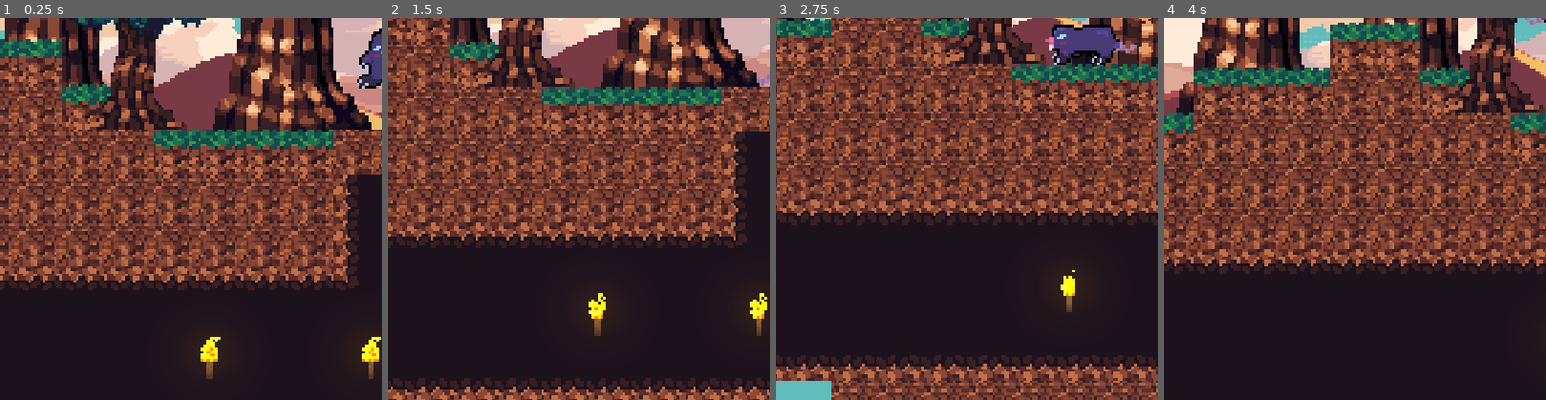
Above: before the commit, frames 1-4 (left to right).
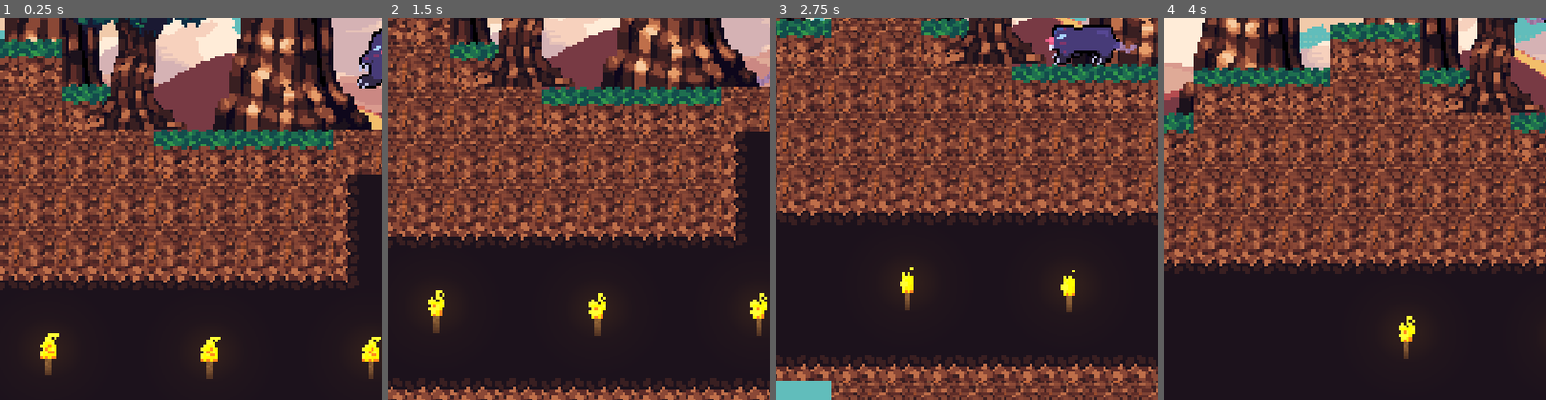
Above: after the commit, the same moments.

Repository: melgiky/Rootbound
Game: Godot game, scene res://world.tscn
Same seed, same stepped clock (60 frames per second), same inputs: the game is played once before the commit and once after it.
Inputs (mouse positions are % of the whole screen's width and height, from its top left):
- Up to frame 1 (0.25 s): no input
- Up to frame 2 (1.5 s): move the mouse to (72, 45) at 0.52 s; press the mouse at (72, 45) at 0.53 s; hold D (right) from 0.53 s (still down); tap Space (jump) at 0.77 s; move the mouse to (30, 55) at 1.27 s; release the mouse at (30, 55) at 1.28 s; right-click (30, 55) at 1.35 s
- Up to frame 3 (2.75 s): tap Space (jump) at 1.52 s; move the mouse to (60, 28) at 2.02 s; release D (right) at 2.03 s; hold A (left) from 2.03 s (still down); hold Shift (run) from 2.03 s (still down)
- Up to frame 4 (4 s): move the mouse to (45, 70) at 2.77 s; release A (left) at 2.78 s; release Shift (run) at 2.78 s; hold D (right) from 2.78 s (still down); click (45, 70) at 2.85 s; tap Space (jump) at 3.02, 3.77 s; move the mouse to (80, 65) at 3.52 s; hold Right mouse button (RIGHT_MOUSE) from 3.53 s (still down)
The pictures show only the part of the screen within x 0-50%, y 36-86%; the shares and areas given below are measured in that part.

The runs differ from the first frame. In frame 1, 0.3% of the frame differs, in the area x 10-16%, y 82-94%; in frame 2, 0.3%; in frame 3, 0.2%; in frame 4, 0.2%.

Commit message:
Mudei a tocha

Diff:
--- a/world.tscn
+++ b/world.tscn
@@ -671,14 +671,14 @@
 format = 2
 layer_0/tile_data = PackedInt32Array(983041, 327680, 23, 983040, 327680, 23, 1048575, 327680, 23, 983042, 327680, 23, 1 …(398 unchanged characters)…
 
-[node name="Tocha3" parent="." unique_id=1819812407 instance=ExtResource("12_k3n1d")]
-position = Vector2(-120, 642)
-
 [node name="Tocha2" parent="." unique_id=1766638594 instance=ExtResource("12_k3n1d")]
 position = Vector2(-60, 321)
 
 [node name="Tocha" parent="." unique_id=299999921 instance=ExtResource("12_k3n1d")]
 position = Vector2(-3, 321)
+
+[node name="Tocha3" parent="." unique_id=1819812407 instance=ExtResource("12_k3n1d")]
+position = Vector2(-117, 320)
 
 [node name="Player" parent="." unique_id=1902257347 instance=ExtResource("11_ic0uy")]
 position = Vector2(3, 200)
